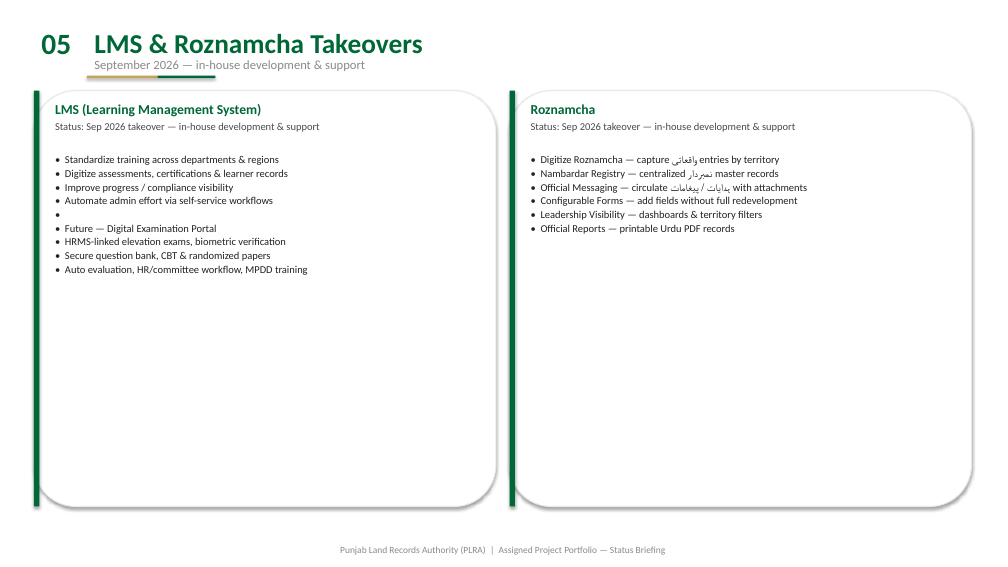
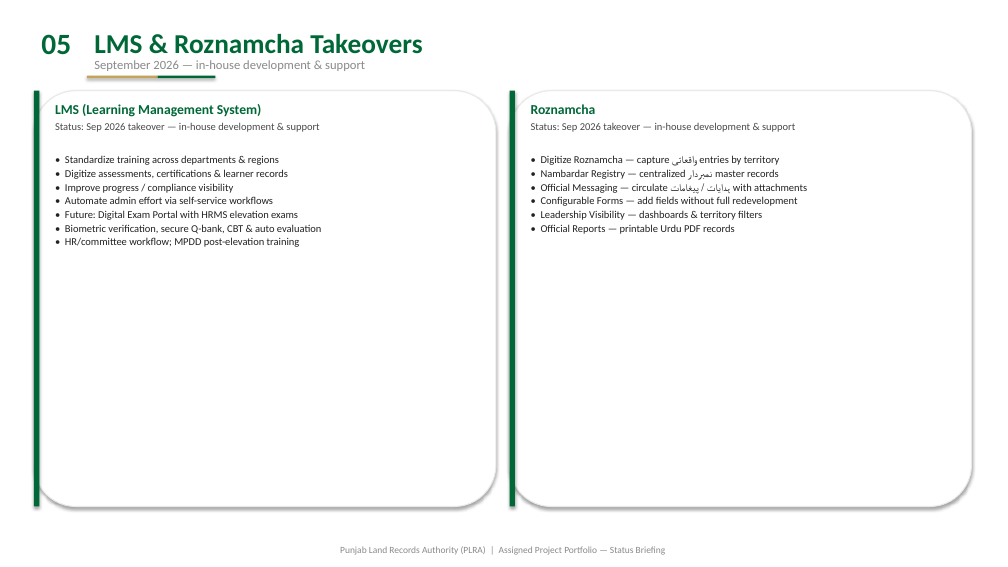
Before and after one commit to GulraizAhmed/GulraizAhmed, a slide deck: slide 5 of PLRA_Assigned_Project_Portfolio_Status.pptx. Drawn at 1008x567 pixels with LibreOffice and Linux fonts; fonts in the diff are those of the drawing. Boxes give left, top, right and bottom in pixels: in the first picture for what was removed or moved away, otherwise in the second. Text is boxed around its words. In the diff, an @@ line names an element or a change of style, - is before the commit and + after.

```diff
--- a/PLRA_Assigned_Project_Portfolio_Status.pptx
+++ b/PLRA_Assigned_Project_Portfolio_Status.pptx
@@ text at <box>65,210,321,247</box>: text changed @@
-•
-• Future — Digital Examination Portal
-• HRMS-linked elevation exams, biometric verification
-• Secure question bank, CBT & randomized papers
-• Auto evaluation, HR/committee workflow, MPDD training
+• Future: Digital Exam Portal with HRMS elevation exams
+• Biometric verification, secure Q-bank, CBT & auto evaluation
+• HR/committee workflow; MPDD post-elevation training
```
Also in this commit, not shown: 1 other file.
